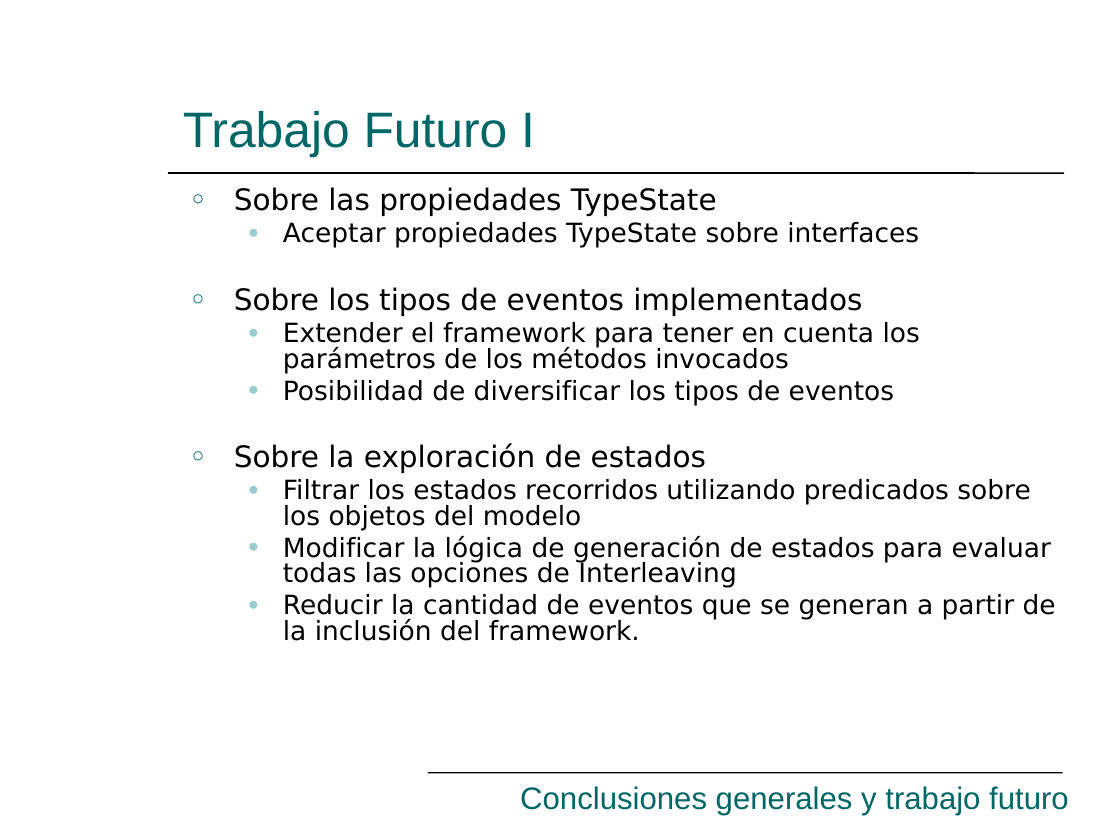
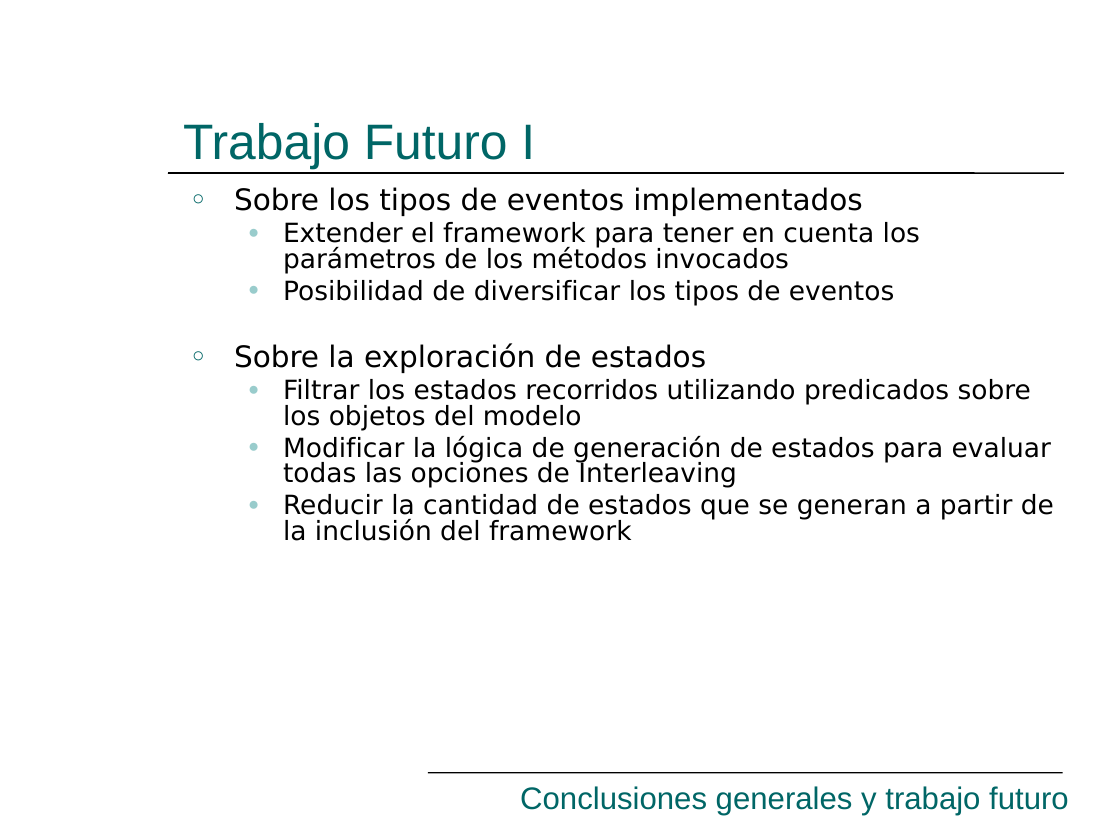
Before and after one commit to hugomelendez/tesis-jpf-2006, a slide deck: slide 30 of tesis-doc/Presentación.ppt (slide 31 before the commit). Drawn at 1120x840 pixels with LibreOffice and Linux fonts; fonts in the diff are those of the drawing. Boxes give left, top, right and bottom in pixels: in the first picture for what was removed or moved away, otherwise in the second. Text is boxed around its words. In the diff, an @@ line names an element or a change of style, - is before the commit and + after.

```diff
--- a/tesis-doc/Presentación.ppt
+++ b/tesis-doc/Presentación.ppt
@@ title "Trabajo Futuro I": place and size @@
-title "Trabajo Futuro I" at box(183, 111, 535, 157)
+title "Trabajo Futuro I" at box(183, 123, 535, 169)
@@ text at box(234, 187, 717, 216): paragraphs removed @@
-○ Sobre las propiedades TypeState
-  ● Aceptar propiedades TypeState sobre interfaces
@@ text at box(283, 494, 1054, 541): text changed @@
-  ● Reducir la cantidad de eventos que se generan a partir de la inclusión del framework.
+  ● Reducir la cantidad de estados que se generan a partir de la inclusión del framework
```
Also in this commit, not shown: 39 other slides changed, 1 slide removed.
